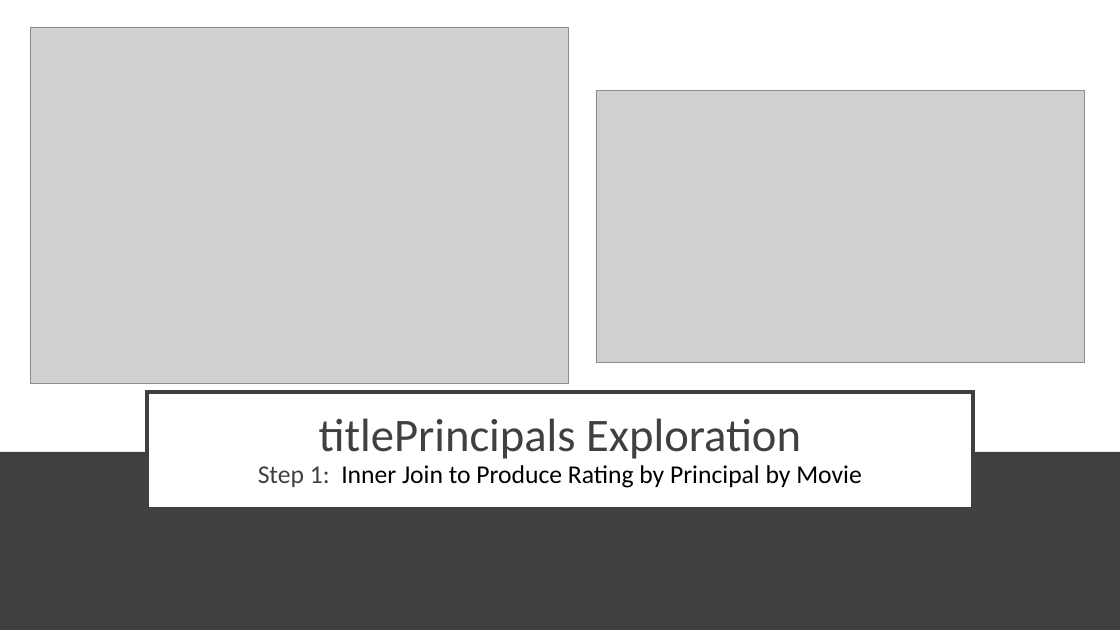
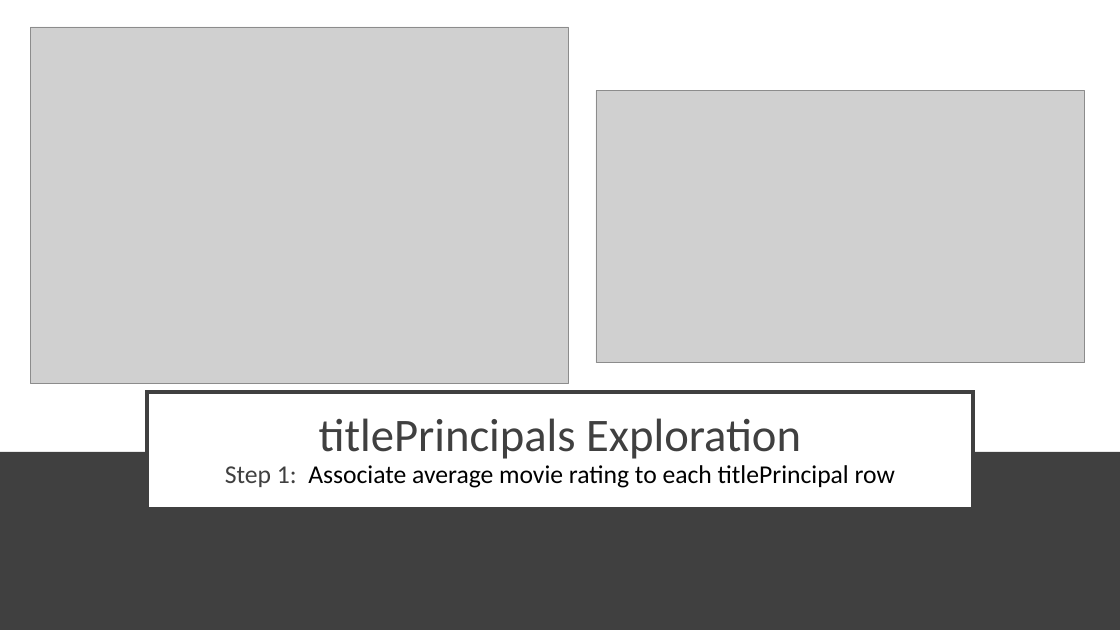
Before and after one commit to dniedermier-cscc/Scrum-Lords-Capstone-2018, a slide deck: slide 14 of Presentation/ScrumLords_Capstone.pptx. Drawn at 1120x630 pixels with LibreOffice and Linux fonts; fonts in the diff are those of the drawing; grey boxes stand for pictures. Boxes give left, top, right and bottom in pixels: in the first picture for what was removed or moved away, otherwise in the second. Text is boxed around its words. In the diff, an @@ line names an element or a change of style, - is before the commit and + after.

Commit message:
ppt updates

```diff
--- a/Presentation/ScrumLords_Capstone.pptx
+++ b/Presentation/ScrumLords_Capstone.pptx
@@ title at bbox=[225, 418, 895, 488]: text changed @@
-titlePrincipals Exploration
-Step 1: Inner Join to Produce Rating by Principal by Movie
+titlePrincipals Exploration
+Step 1: Associate average movie rating to each titlePrincipal row
```
Also in this commit, not shown: 3 other slides changed, 1 slide removed.
